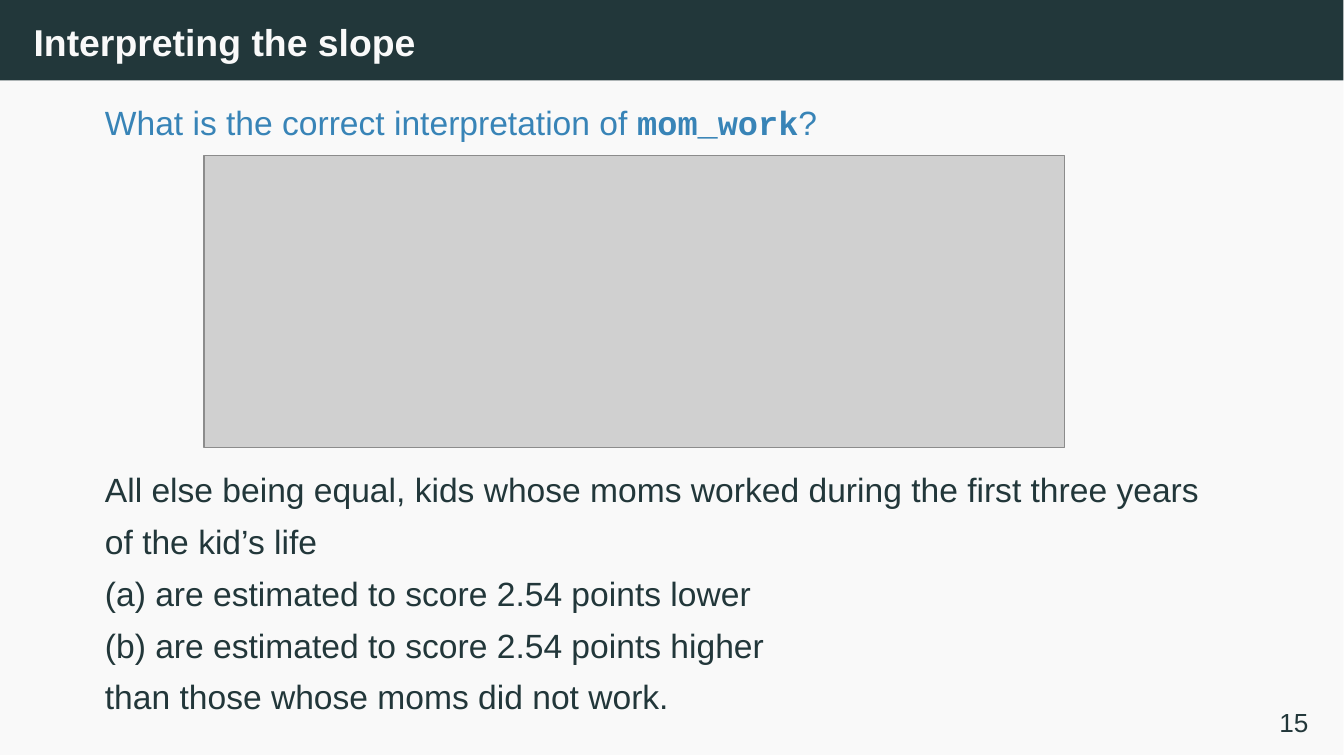
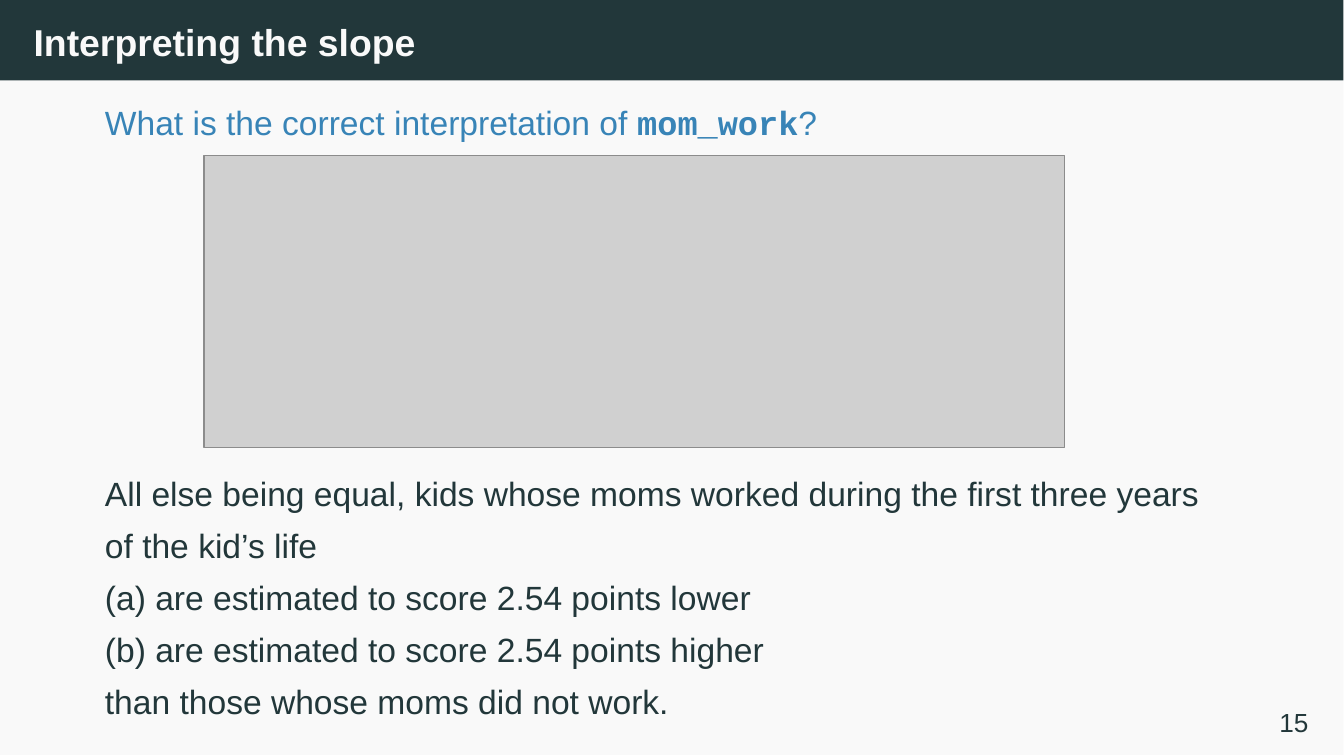
Before and after one commit to gisynw/geog-247, a slide deck: slide 30 of docs/Lectures/Week05/9.1_ Intro to Multiple Regression.pptx. Drawn at 1344x756 pixels with LibreOffice and Linux fonts; fonts in the diff are those of the drawing; grey boxes stand for pictures. Boxes give left, top, right and bottom in pixels: in the first picture for what was removed or moved away, otherwise in the second. Text is boxed around its words. In the diff, an @@ line names an element or a change of style, - is before the commit and + after.

```diff
--- a/docs/Lectures/Week05/9.1_ Intro to Multiple Regression.pptx
+++ b/docs/Lectures/Week05/9.1_ Intro to Multiple Regression.pptx
@@ text "All else being equal, kids ...": place and size @@
-text "All else being equal, kids ..." at bbox=[105, 477, 1199, 710]
+text "All else being equal, kids ..." at bbox=[105, 481, 1199, 715]
```
Also in this commit, not shown: 5 other slides changed, 11 other files.
